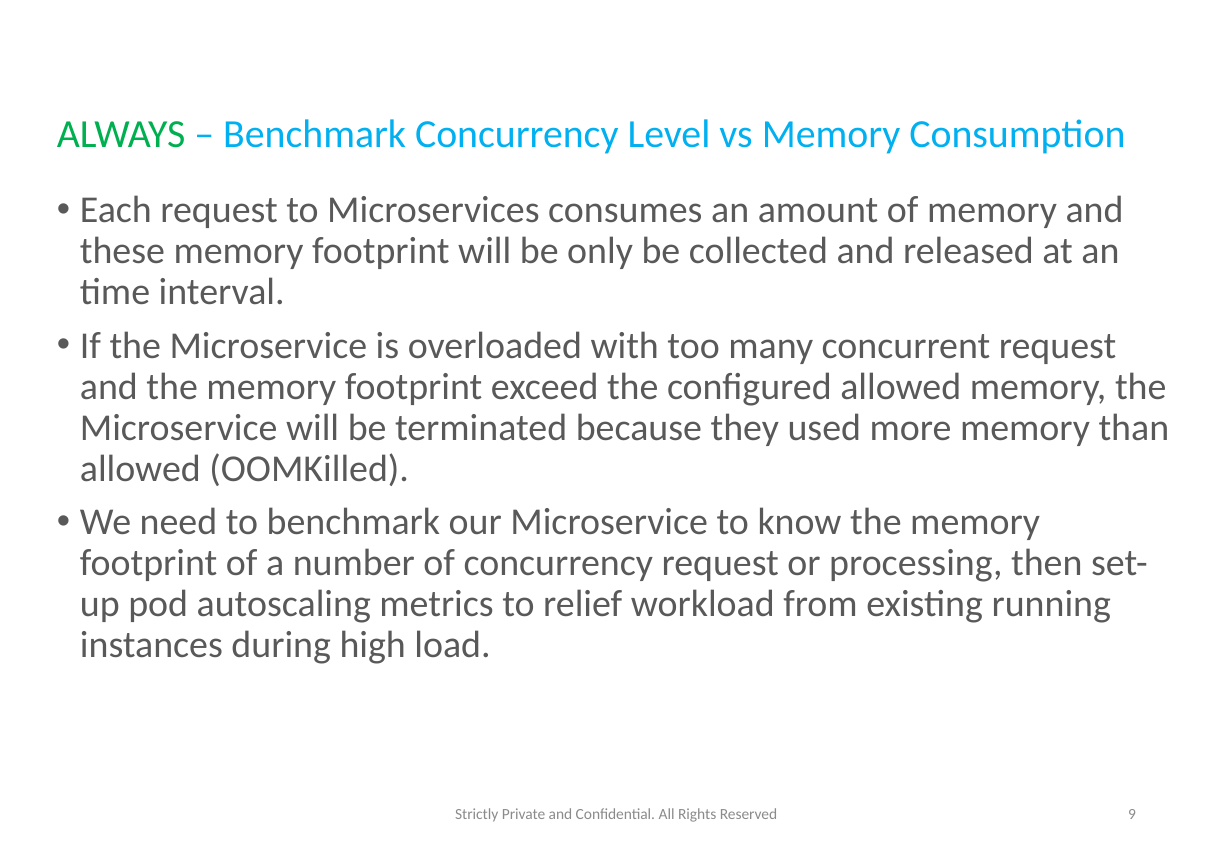
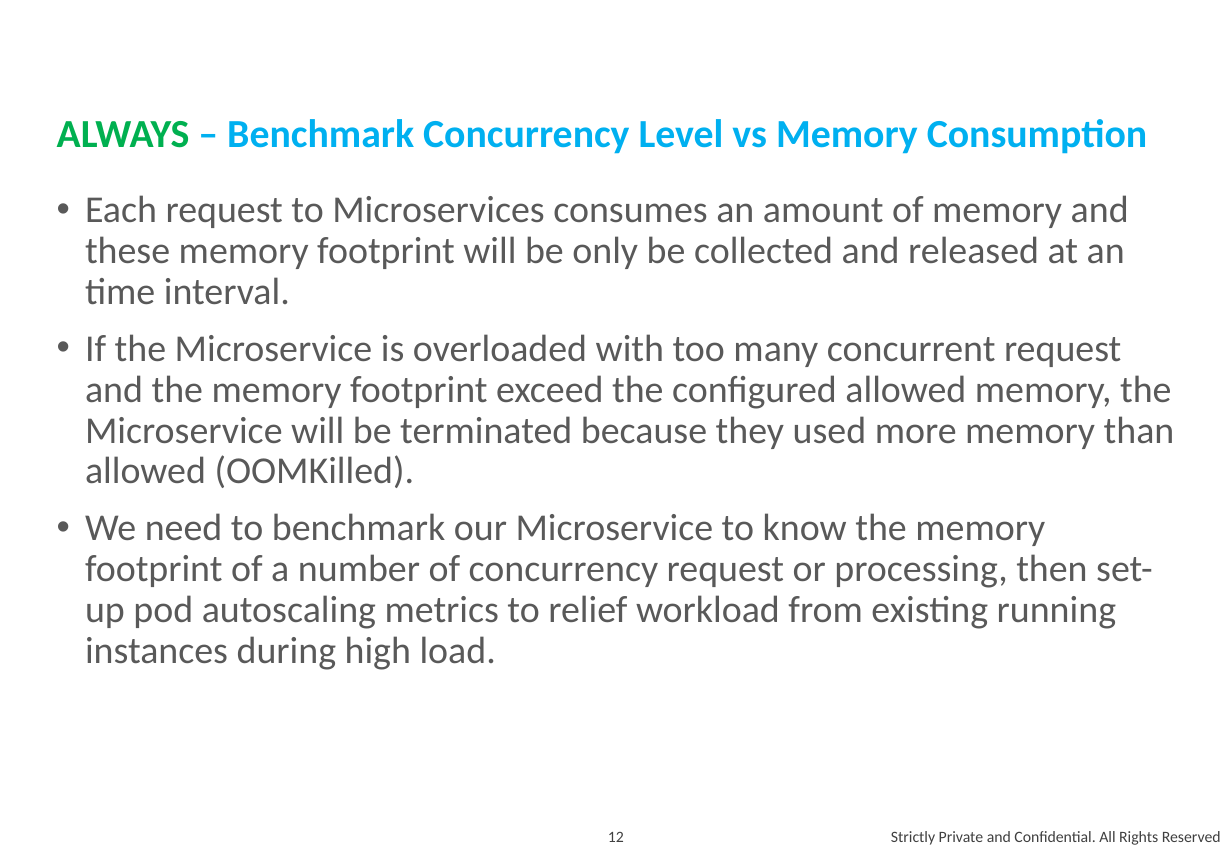
Before and after one commit to andylke/docs-microservice-dos-and-donts, a slide deck: slide 12 of microservice-dos-and-donts.pptx (slide 9 before the commit). Drawn at 1232x853 pixels with LibreOffice and Linux fonts; fonts in the diff are those of the drawing. Boxes give left, top, right and bottom in pixels: in the first picture for what was removed or moved away, otherwise in the second. Text is boxed around its words. In the diff, an @@ line names an element or a change of style, - is before the commit and + after.

```diff
--- a/microservice-dos-and-donts.pptx
+++ b/microservice-dos-and-donts.pptx
@@ title "ALWAYS – Benchmark Concurrency Level ..." at (57,119,1148,154): bold on @@
@@ text "Each request to Microservices consumes ..." at (85,195,1175,670): indent changed; more space between paragraphs @@
@@ page number removed at (1128,809,1136,819) @@
-9
@@ page number added at (608,832,624,842), 10 pt, text #404040 @@
+12
@@ text "Strictly Private and Confidential. All ...": place and size @@
-text "Strictly Private and Confidential. All ..." at (455,808,778,822)
+text "Strictly Private and Confidential. All ..." at (891,831,1221,845)
@@ text "Strictly Private and Confidential. All ..." at (891,831,1221,845): size 9.8 to 10 pt, text colour #8C8C8C to #404040; alignment centre to right @@
```
Also in this commit, not shown: 10 other slides changed, 3 slides added, 4 slides removed, 1 other file.
